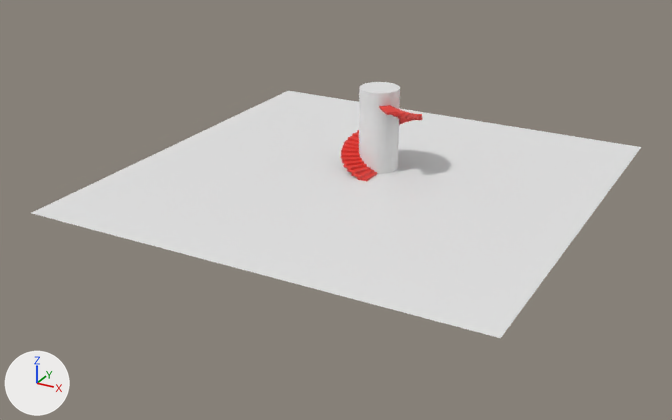
One commit to the FBX model Assets/blender assets/stairs2.fbx: the scene before it, then after it.
One viewpoint serves both versions: a 50 mm camera at (70.3, -137.5, 61.3) aimed at (-1.7, -6.7, -4.1). Lighting does not change. The marker at lower left points along +X, +Y and +Z. Where no turn or scale is listed for an object, it has been applied to the vertices.
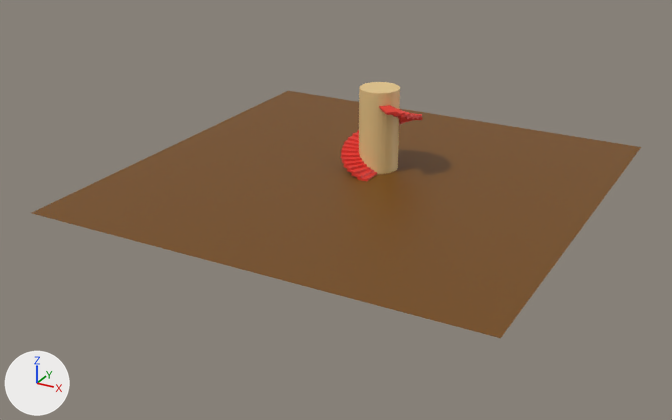
Pixel boxes [x1, y1, x2, y2] of what changed, in the pictures (672 x 420 px):
'Plane', recoloured (white to brown)
    both: [32, 91, 641, 338]
'Cylinder', recoloured (white to brown)
    both: [359, 82, 400, 174]

The change, as a list of edits to the scene's bpy script:
```text
Add mat_ground:
    mat_ground = principled_material('Ground')
    mat_ground.base_color = (0.179, 0.0684, 0.00353)  # brown #754a0c
Add mat_pillar:
    mat_pillar = principled_material('pillar')
    mat_pillar.base_color = (0.8, 0.576, 0.259)  # beige #e7c88b
Change me_plane:
    where me_plane.from_pydata(...)  # 4 vertices, 1 face; spans x -40.0..40.0, y -40.0..40.0, z 0.0
    add me_plane.materials.append(mat_ground)  # brown #754a0c
Change me_cylinder:
    where me_cylinder.from_pydata(...)  # 64 vertices, 34 faces; spans x -3.6..3.6, y -3.6..3.6, z -7.5..7.5
    add me_cylinder.materials.append(mat_pillar)  # beige #e7c88b
```
